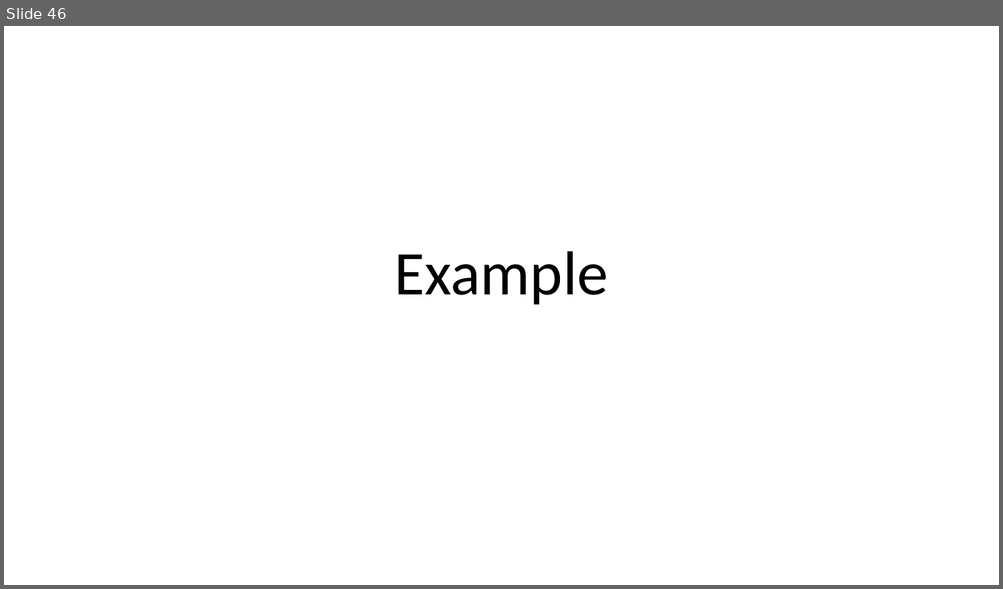
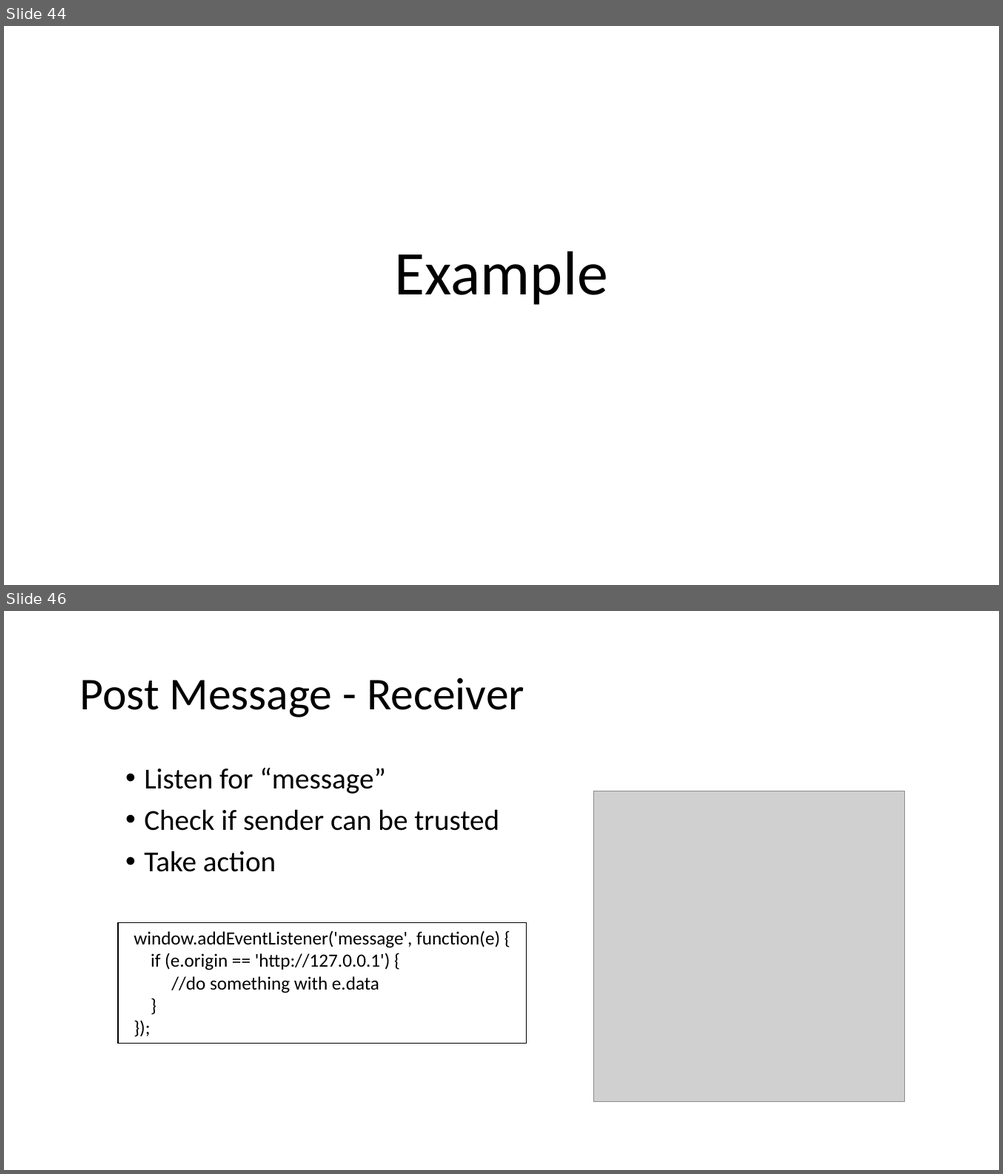
Before and after one commit to maowmaow/html-lab, a slide deck: HTML5.pptx. Shown one above the other, each under a label of ours: slide 46 before the commit, slides 44 and 46 after it; the slides between them are not shown. The pictures are 1003x589 and 1003x1174 pixels, drawn with LibreOffice and Linux fonts; fonts in the diff are those of the drawing; grey boxes stand for pictures. Boxes give left, top, right and bottom in pixels: in the first picture for what was removed or moved away, otherwise in the second. Text is boxed around its words. In the diff, an @@ line names an element or a change of style, - is before the commit and + after.

```diff
--- a/HTML5.pptx
+++ b/HTML5.pptx
@@ slide 46 added at [4,611,999,1170], background #FFFFFF @@
@@ title added at [79,678,524,718], 44 pt, text #000000 @@
+Post Message - Receiver
@@ text added at [144,768,499,872], 28 pt, text #000000 @@
+• Listen for “message”
+• Check if sender can be trusted
+• Take action
@@ picture added at [594,792,905,1102] @@
@@ rectangle added at [118,923,526,1044], fill #FFFFFF, outline #000000 1 pt, 18 pt, text #000000 @@
+window.addEventListener('message', function(e) {
+if (e.origin == 'http://127.0.0.1') {
+//do something with e.data
+}
+});
@@ what was slide 46 is now slide 44 @@
```
Also in this commit, not shown: 4 slides changed, 6 other slides added, 16 other files.
